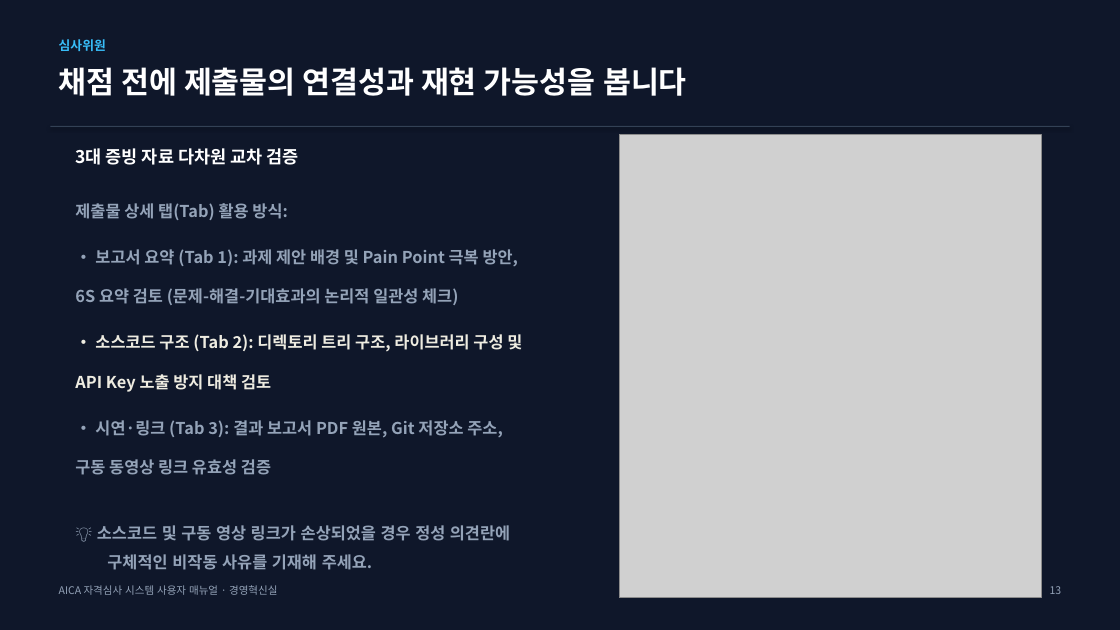
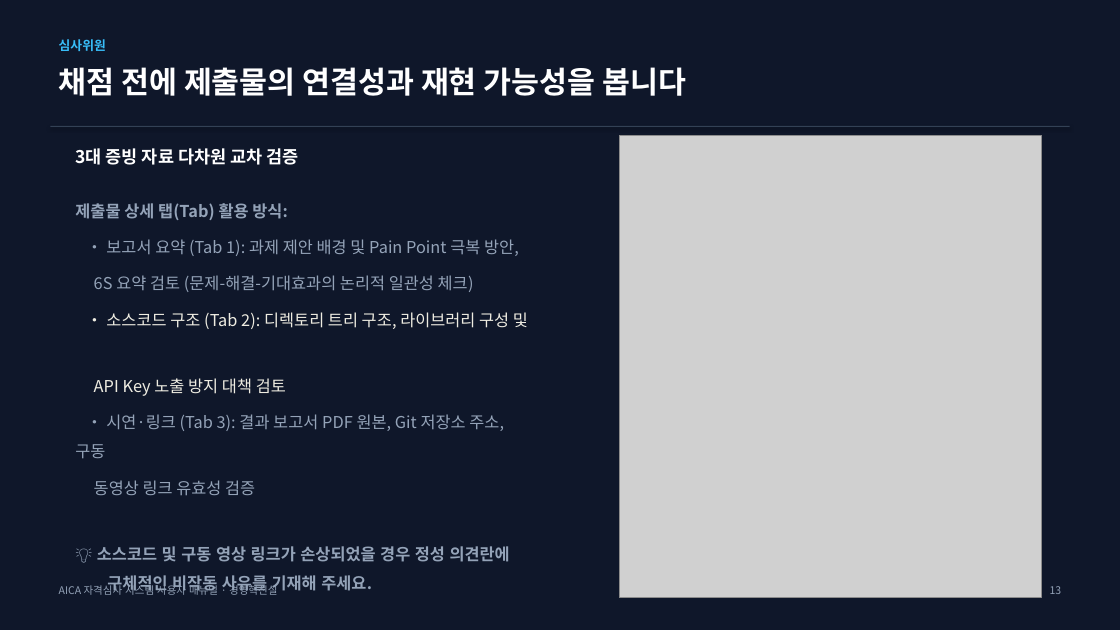
Before and after one commit to teckyun73/AICA_COMPETENCY, a slide deck: slide 13 of AICA_System_User_Manual_dwlee.pptx. Drawn at 1120x630 pixels with LibreOffice and Linux fonts; fonts in the diff are those of the drawing; grey boxes stand for pictures. Boxes give left, top, right and bottom in pixels: in the first picture for what was removed or moved away, otherwise in the second. Text is boxed around its words. In the diff, an @@ line names an element or a change of style, - is before the commit and + after.

```diff
--- a/AICA_System_User_Manual_dwlee.pptx
+++ b/AICA_System_User_Manual_dwlee.pptx
@@ text at [75, 239, 528, 495]: text changed; bold off @@
-• 보고서 요약 (Tab 1): 과제 제안 배경 및 Pain Point 극복 방안, 6S 요약 검토 (문제-해결-기대효과의 논리적 일관성 체크)
-• 소스코드 구조 (Tab 2): 디렉토리 트리 구조, 라이브러리 구성 및 API Key 노출 방지 대책 검토
-• 시연·링크 (Tab 3): 결과 보고서 PDF 원본, Git 저장소 주소, 구동 동영상 링크 유효성 검증
+• 보고서 요약 (Tab 1): 과제 제안 배경 및 Pain Point 극복 방안,
+6S 요약 검토 (문제-해결-기대효과의 논리적 일관성 체크)
+• 소스코드 구조 (Tab 2): 디렉토리 트리 구조, 라이브러리 구성 및
+API Key 노출 방지 대책 검토
+• 시연·링크 (Tab 3): 결과 보고서 PDF 원본, Git 저장소 주소, 구동
+동영상 링크 유효성 검증
```
Also in this commit, not shown: 14 other slides changed, 3 other files.
